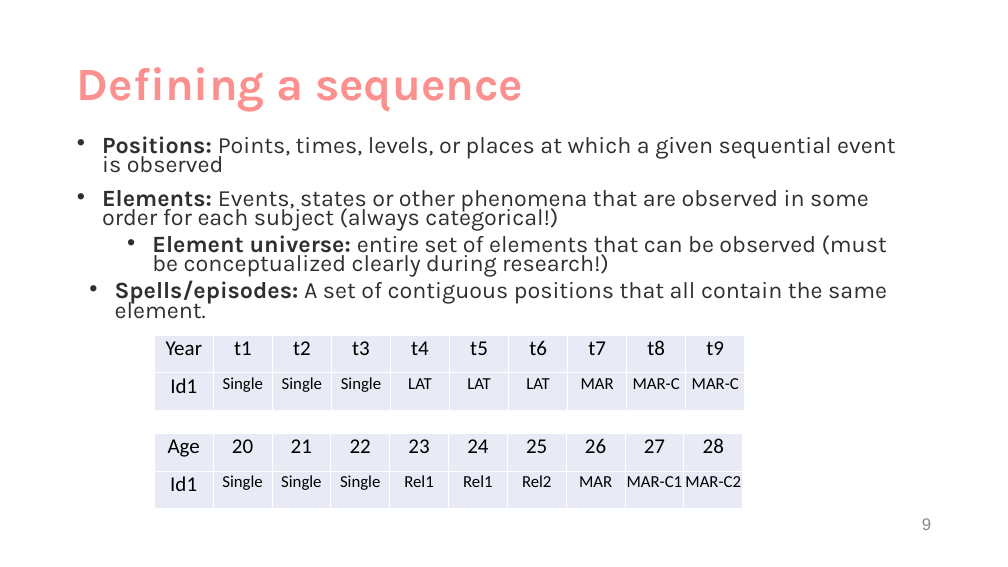
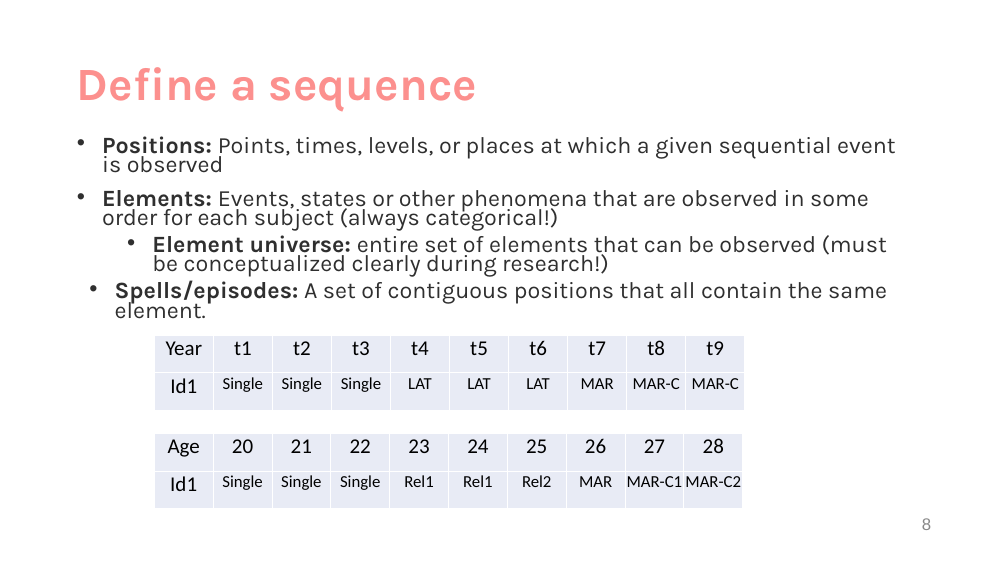
Before and after one commit to XueWenSYan/PRC_Materials, a slide deck: slide 8 of Sequence analysis workshop/Sequence Analysis.pptx (slide 9 before the commit). Drawn at 1008x567 pixels with LibreOffice and Linux fonts; fonts in the diff are those of the drawing; background and template pictures are left out. Boxes give left, top, right and bottom in pixels: in the first picture for what was removed or moved away, otherwise in the second. Text is boxed around its words. In the diff, an @@ line names an element or a change of style, - is before the commit and + after.

```diff
--- a/Sequence analysis workshop/Sequence Analysis.pptx
+++ b/Sequence analysis workshop/Sequence Analysis.pptx
@@ title at (77, 67, 477, 110): text changed @@
-Defining a sequence
+Define a sequence
@@ page number at (922, 518, 931, 530): text changed @@
-9
+8
```
Also in this commit, not shown: 3 other slides changed, 1 slide removed.
